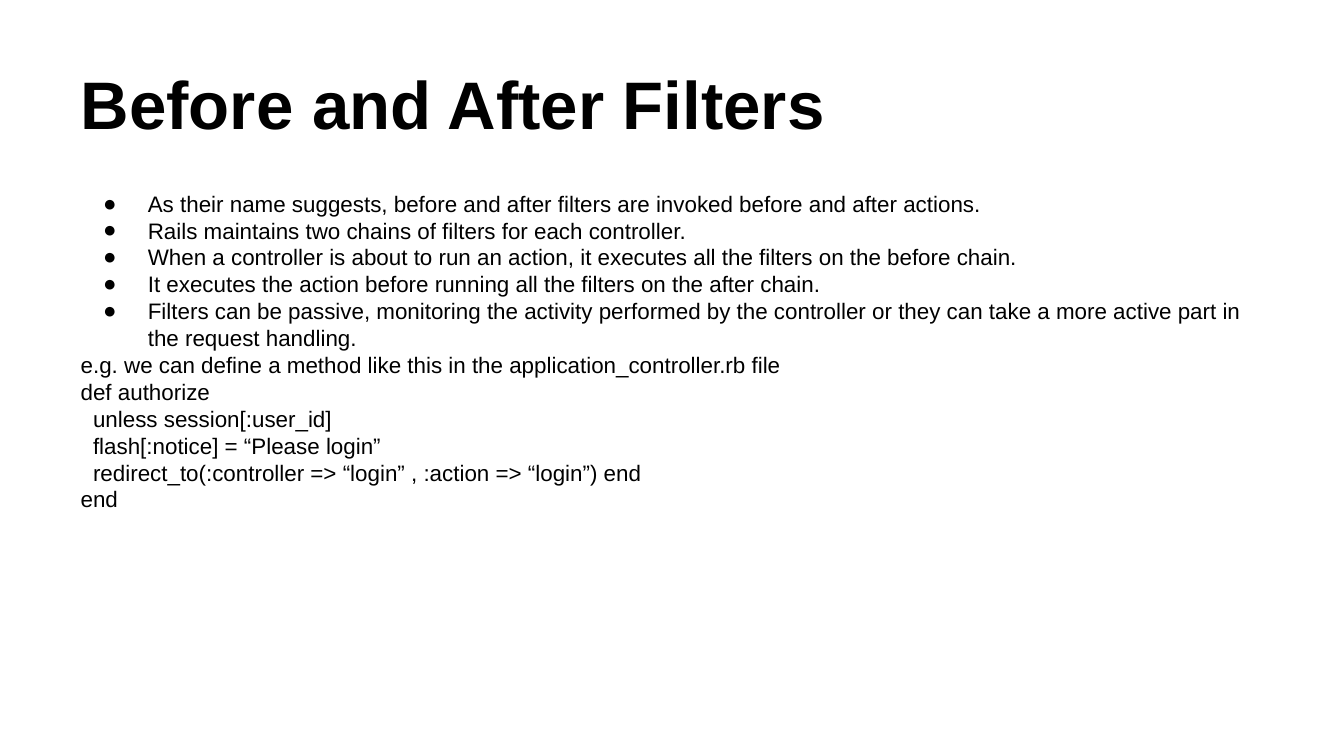
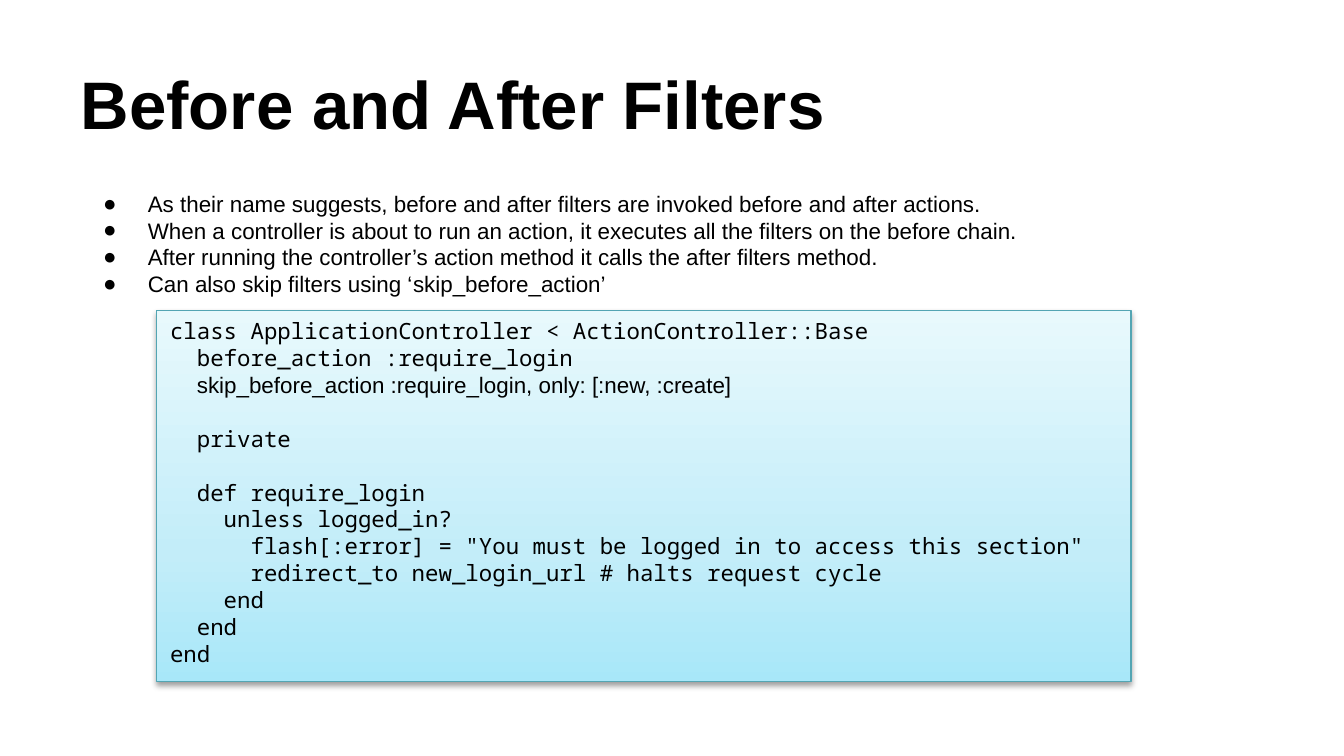
Before and after one commit to rubypool/rails-training-material, a slide deck: slide 9 of Ruby_On_Rails_Deck-Controller.pptx (slide 16 before the commit). Drawn at 1344x756 pixels with LibreOffice and Linux fonts; fonts in the diff are those of the drawing. Boxes give left, top, right and bottom in pixels: in the first picture for what was removed or moved away, otherwise in the second. Text is boxed around its words. In the diff, an @@ line names an element or a change of style, - is before the commit and + after.

Commit message:
Renamed the controller deck

```diff
--- a/Ruby_On_Rails_Deck-Controller.pptx
+++ b/Ruby_On_Rails_Deck-Controller.pptx
@@ text at (148,222,686,240): paragraph removed @@
-● Rails maintains two chains of filters for each controller.
@@ text at (148,248,878,297): text changed @@
-● It executes the action before running all the filters on the after chain.
-● Filters can be passive, monitoring the activity performed by the controller or they can take a more active part in the request handling.
-e.g. we can define a method like this in the application_controller.rb file
-def authorize
-unless session[:user_id]
-flash[:notice] = “Please login”
-redirect_to(:controller => “login” , :action => “login”) end
-end
+● After running the controller’s action method it calls the after filters method.
+● Can also skip filters using ‘skip_before_action’
@@ rectangle added at (157,310,1132,681), fill gradient #A9E9F9 to #C3EFF9 to #E7F9FE, outline #53A5B3 0.75 pt, 12 pt, text #000000 @@
+class ApplicationController < ActionController::Base
+before_action :require_login
+skip_before_action :require_login, only: [:new, :create]
+private
+def require_login
+unless logged_in?
+flash[:error] = "You must be logged in to access this section"
+redirect_to new_login_url # halts request cycle
+end
+end
+end
```
Also in this commit, not shown: 3 other slides changed, 20 slides added, 10 slides removed, 1 other file.
